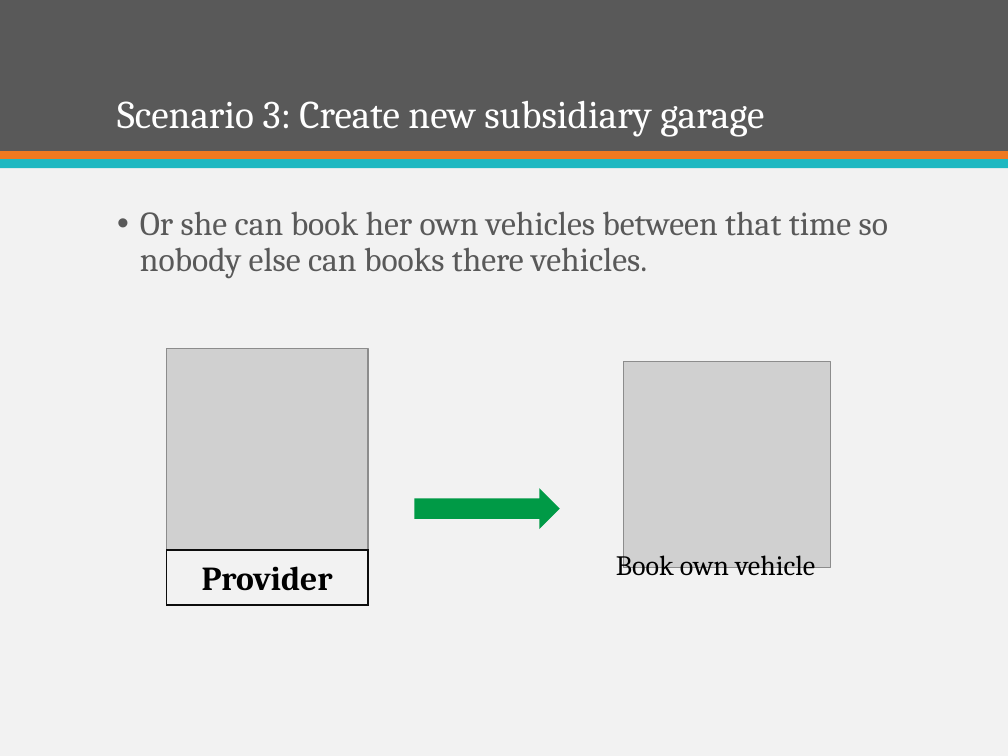
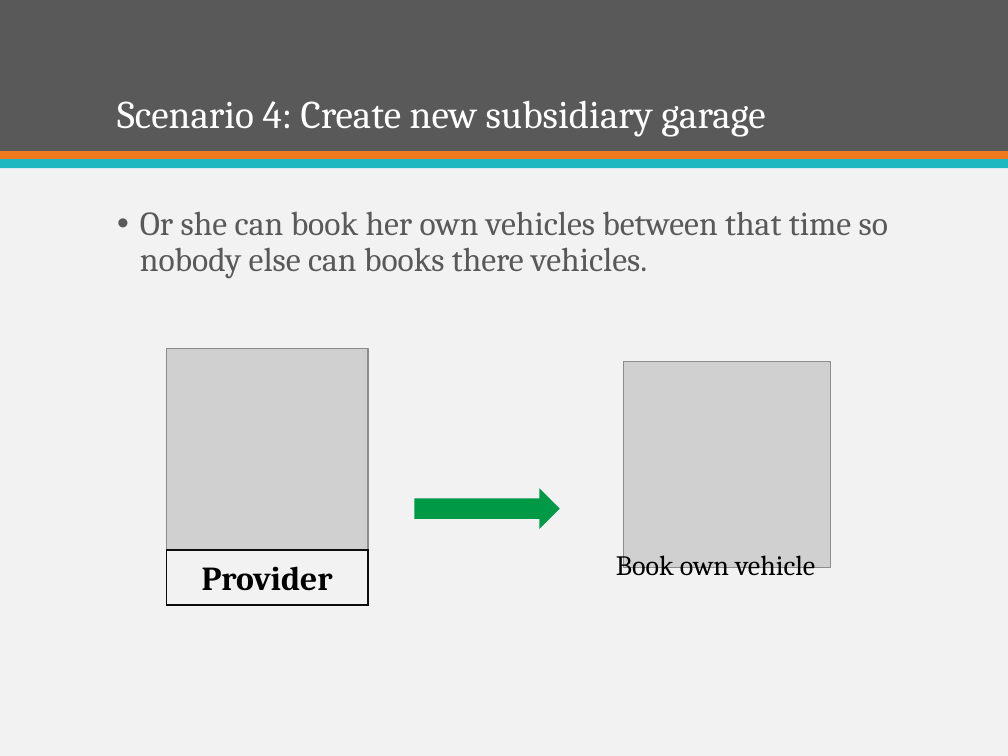
Before and after one commit to firzgard/CarRentalPortal, a slide deck: slide 42 of slide/CAR RENTAL PORTAL-Official.pptx (slide 49 before the commit). Drawn at 1008x756 pixels with LibreOffice and Linux fonts; fonts in the diff are those of the drawing; grey boxes stand for pictures. Boxes give left, top, right and bottom in pixels: in the first picture for what was removed or moved away, otherwise in the second. Text is boxed around its words. In the diff, an @@ line names an element or a change of style, - is before the commit and + after.

```diff
--- a/slide/CAR RENTAL PORTAL-Official.pptx
+++ b/slide/CAR RENTAL PORTAL-Official.pptx
@@ title at (x1=117, y1=101, x2=765, y2=137): text changed @@
-Scenario 3: Create new subsidiary garage
+Scenario 4: Create new subsidiary garage
```
Also in this commit, not shown: 26 other slides changed, 7 slides removed.
